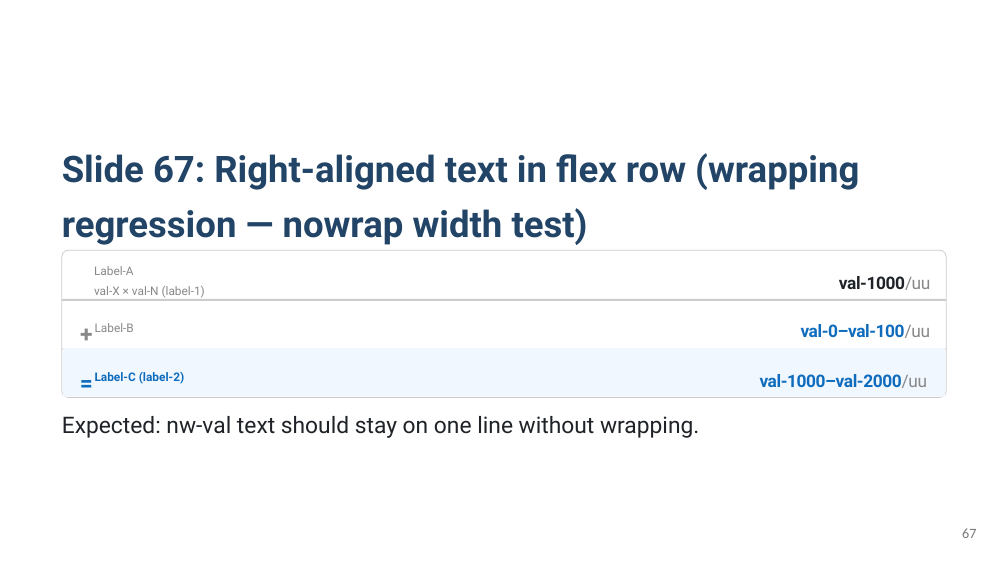
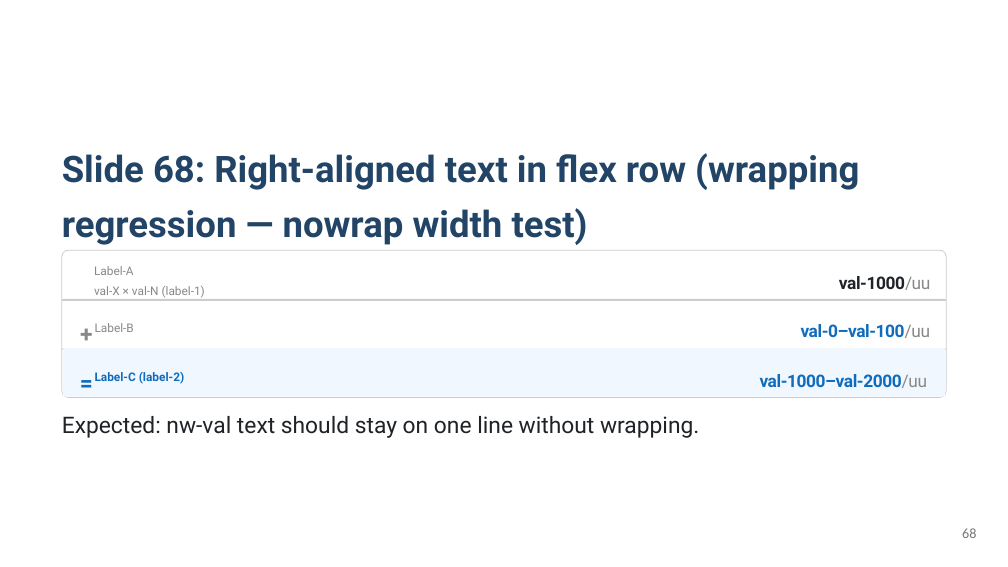
Before and after one commit to KatsuYuzu/marp-to-editable-pptx, a slide deck: slide 68 of output-pptx/test-output.pptx (slide 67 before the commit). Drawn at 1008x567 pixels with LibreOffice and Linux fonts; fonts in the diff are those of the drawing. Boxes give left, top, right and bottom in pixels: in the first picture for what was removed or moved away, otherwise in the second. Text is boxed around its words. In the diff, an @@ line names an element or a change of style, - is before the commit and + after.

```diff
--- a/output-pptx/test-output.pptx
+++ b/output-pptx/test-output.pptx
@@ text at <box>62,153,859,245</box>: text changed @@
-Slide 67: Right-aligned text in flex row (wrapping regression — nowrap width test)
+Slide 68: Right-aligned text in flex row (wrapping regression — nowrap width test)
@@ page number at <box>962,528,976,538</box>: text changed @@
-67
+68
```
Also in this commit, not shown: 14 other slides changed, 11 slides added, 1 other file.
